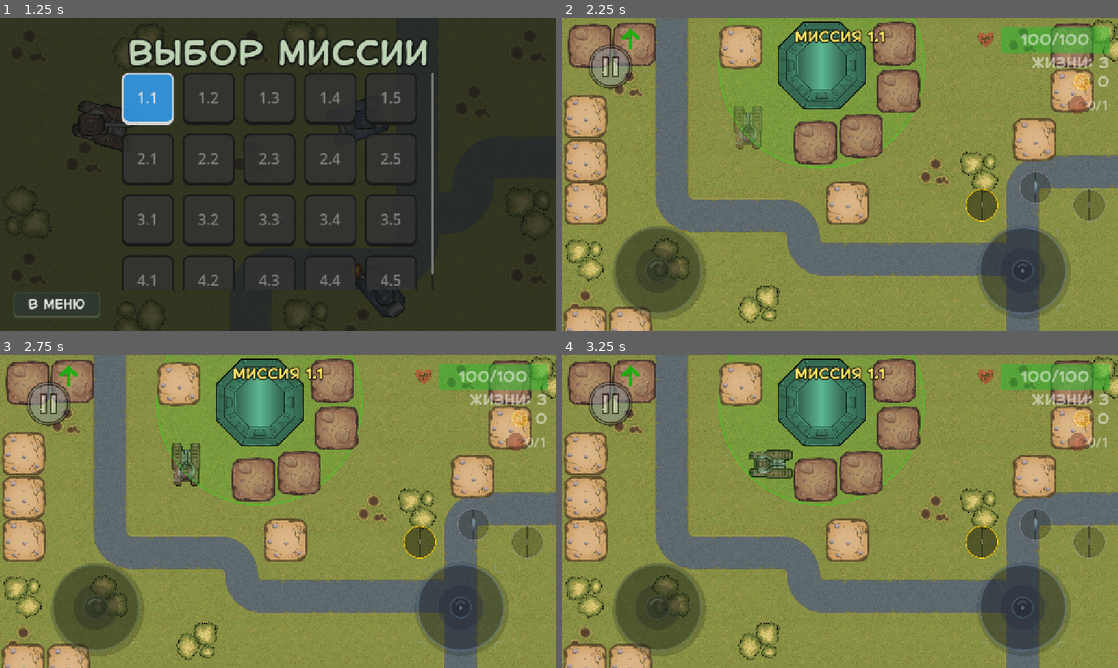
Above: before the commit, frames 1-4 (two rows, left to right).
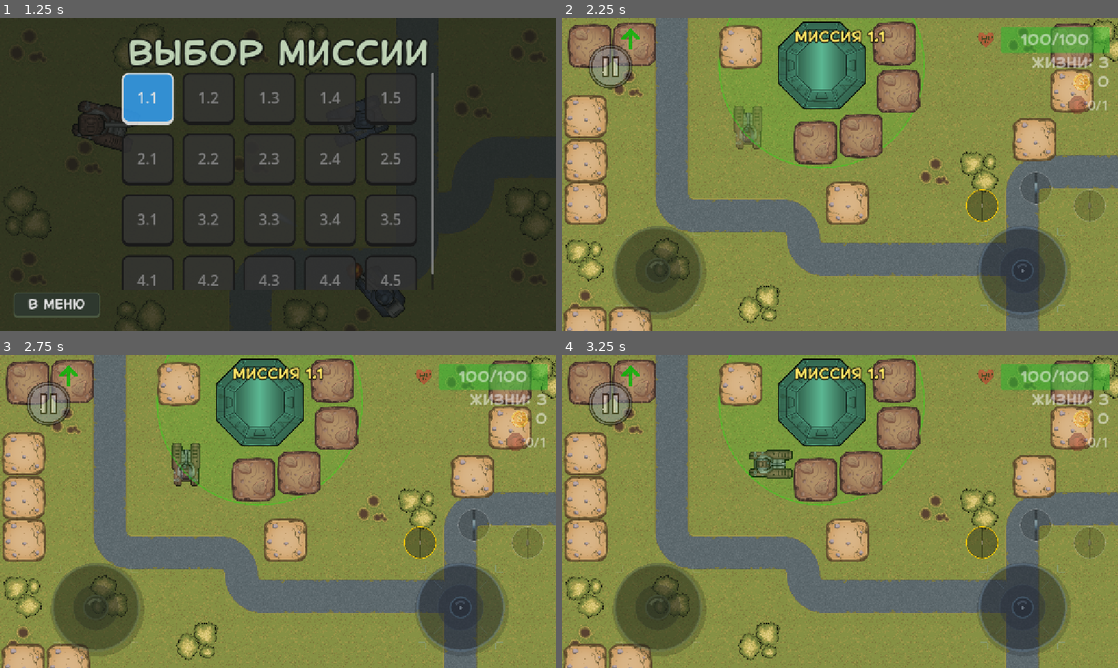
Above: after the commit, the same moments.

Repository: top-it-090304/Selyavi
Game: Godot game, scene res://scenes/MenuScenes/Menu.tscn
Same seed, same stepped clock (60 frames per second), same inputs: the game is played once before the commit and once after it. Sound files missing from this copy of the repository are replaced by a short silence.
Inputs (mouse positions are in pixels of both pictures, inside the frame that each line leads up to):
- Up to frame 1 (1.25 s): click "Миссии" at 0.5 s
- Up to frame 2 (2.25 s): click "1.1" at 1.25 s; click "ПРОПУСТИТЬ" at 2 s
- Up to frame 3 (2.75 s): no input
- Up to frame 4 (3.25 s): tap Enter at 2.75 s; move the mouse to (962, 495) at 2.77 s; hold D (move_right) from 2.78 s (still down); click (962, 495) at 2.92 s

Frame 1 is identical in both runs. In frame 2, 0.2% of the frame differs, in the area x 72-98%, y 49-66%; in frame 3, 0.2%; in frame 4, 0.2%.

Commit message:
new bullet selector

Diff:
--- a/scripts/HUD.gd
+++ b/scripts/HUD.gd
@@ -74,11 +74,36 @@
 		pause_btn.pressed.connect(_on_pause_pressed)
 		pause_btn.modulate.a = 0.5
 
+	get_viewport().size_changed.connect(_on_viewport_size_changed)
+
 	await get_tree().process_frame
-	_setup_ammo_selection()
 	_update_level_display()
 	_start_level_label_fade()
 	call_deferred("_find_player_and_connect")
+
+func _on_viewport_size_changed():
+	if _ammo_buttons.size() > 0:
+		_update_ammo_positions()
+
+func _update_ammo_positions():
+	if !_ammo_anchor or !_aim_joy_c: return
+
+	var joy_center_global = _aim_joy_c.global_position + _aim_joy_c.size / 2
+	var relative_joy = joy_center_global - _ammo_anchor.global_position
+
+	var center_angle = -PI / 2
+	var spread = 0.63
+	var angles = [center_angle - spread, center_angle, center_angle + spread]
+	var radius = 210.0
+
+	var children = _ammo_anchor.get_children()
+	var btn_idx = 0
+	for child in children:
+		if child is TouchScreenButton:
+			if btn_idx < angles.size():
+				var offset = Vector2(cos(angles[btn_idx]), sin(angles[btn_idx])) * radius
+				child.position = relative_joy + offset
+				btn_idx += 1
 
 func _start_level_label_fade():
 	if _levelLabel:
@@ -98,46 +123,60 @@
 func _setup_ammo_selection():
 	if !_ammo_anchor or !_aim_joy_c: return
 	for c in _ammo_anchor.get_children(): c.queue_free()
+	_ammo_buttons.clear()
 
 	var loadout = AMMO_DEFAULT_LOADOUT
 	if _player != null and is_instance_valid(_player) and _player.has_method("get_ammo_loadout"):
 		loadout = _player.get_ammo_loadout()
 
-	var joy_center = _aim_joy_c.global_position + _aim_joy_c.size / 2
-	var anchor_pos = _ammo_anchor.global_position
-	var relative_joy = joy_center - anchor_pos
-
-	var angles = [-2.2, -1.57, -0.94]
+	var joy_center_global = _aim_joy_c.global_position + _aim_joy_c.size / 2
+	var relative_joy = joy_center_global - _ammo_anchor.global_position
+
+	var center_angle = -PI / 2
+	var spread = 0.63
+	var angles = [center_angle - spread, center_angle, center_angle + spread]
 	var radius = 210.0
+
+	var mask_size = 128
+	var circle_img = Image.create(mask_size, mask_size, false, Image.FORMAT_RGBA8)
+	for y in range(mask_size):
+		for x in range(mask_size):
+			if Vector2(x - mask_size/2, y - mask_size/2).length() < mask_size/2:
+				circle_img.set_pixel(x, y, Color.WHITE)
+	var circle_tex = ImageTexture.create_from_image(circle_img)
 
 	for i in range(3):
 		var touch_btn = TouchScreenButton.new()
 		var offset = Vector2(cos(angles[i]), sin(angles[i])) * radius
-		touch_btn.position = relative_joy + offset - Vector2(AMMO_HITBOX_SIZE/2, AMMO_HITBOX_SIZE/2)
+		touch_btn.position = relative_joy + offset
 
 		var slot = Panel.new()
 		slot.mouse_filter = Control.MOUSE_FILTER_IGNORE
 		slot.custom_minimum_size = Vector2(AMMO_BTN_SIZE, AMMO_BTN_SIZE)
 		var style = StyleBoxFlat.new()
-		style.bg_color = Color(0, 0, 0, 0.4); style.set_corner_radius_all(40); style.border_color = Color(0.6, 0.6, 0.6); style.set_border_width_all(2)
+		style.bg_color = Color(0, 0, 0, 0.3); style.set_corner_radius_all(40); style.border_color = Color(0.8, 0.8, 0.8, 0.5); style.set_border_width_all(2)
 		slot.add_theme_stylebox_override("panel", style)
-		slot.position = Vector2((AMMO_HITBOX_SIZE - AMMO_BTN_SIZE)/2, (AMMO_HITBOX_SIZE - AMMO_BTN_SIZE)/2)
+		slot.position = -Vector2(AMMO_BTN_SIZE/2, AMMO_BTN_SIZE/2)
 		touch_btn.add_child(slot)
 
 		var icon = TextureRect.new()
 		var ammo_id = loadout[i] if i < loadout.size() else AMMO_DEFAULT_LOADOUT[i]
 		icon.texture = load(_ammo_icon_path(ammo_id))
 		icon.expand_mode = TextureRect.EXPAND_IGNORE_SIZE; icon.stretch_mode = TextureRect.STRETCH_KEEP_ASPECT_CENTERED
-		icon.set_anchors_and_offsets_preset(Control.PRESET_FULL_RECT); icon.offset_left = 10; icon.offset_top = 10; icon.offset_right = -10; icon.offset_bottom = -10
+		icon.set_anchors_and_offsets_preset(Control.PRESET_FULL_RECT); icon.offset_left = 12; icon.offset_top = 12; icon.offset_right = -12; icon.offset_bottom = -12
+		icon.pivot_offset = Vector2((AMMO_BTN_SIZE-24)/2, (AMMO_BTN_SIZE-24)/2)
+		icon.rotation_degrees = 0
 		slot.add_child(icon)
 
 		var cooldown = TextureProgressBar.new()
 		cooldown.name = "Cooldown"
 		cooldown.fill_mode = TextureProgressBar.FILL_CLOCKWISE
+		cooldown.texture_progress = circle_tex
+		cooldown.nine_patch_stretch = true
 		cooldown.set_anchors_and_offsets_preset(Control.PRESET_FULL_RECT)
-		var img = Image.create(64, 64, false, Image.FORMAT_RGBA8); img.fill(Color.WHITE)
-		cooldown.texture_progress = ImageTexture.create_from_image(img)
-		cooldown.tint_progress = Color(0, 0, 0, 0.7); cooldown.visible = false
+		cooldown.tint_progress = Color(0, 0, 0, 0.6)
+		cooldown.visible = false
+		cooldown.step = 0.01
 		slot.add_child(cooldown)
 
 		touch_btn.shape = CircleShape2D.new(); touch_btn.shape.radius = AMMO_HITBOX_SIZE/2
@@ -145,12 +184,16 @@
 		_ammo_anchor.add_child(touch_btn)
 		_ammo_buttons[i] = slot
 
+	if _player:
+		_on_ammo_changed(_player.get("_current_ammo_slot"))
+
 func _ammo_icon_path(ammo_id: int) -> String:
 	match ammo_id:
+		0: return "res://assets/future_tanks/PNG/Effects/Plasma.png"
 		1: return "res://assets/future_tanks/PNG/Effects/Medium_Shell.png"
 		2: return "res://assets/future_tanks/PNG/Effects/Light_Shell.png"
-		3: return "res://assets/future_tanks/PNG/Effects/Granade_Shell.png"
-		4: return "res://assets/future_tanks/PNG/Effects/Heavy_Shell.png"
+		3: return "res://assets/future_tanks/PNG/Effects/Heavy_Shell.png"
+		4: return "res://assets/future_tanks/PNG/Effects/Sniper_Shell.png"
 		5: return "res://assets/future_tanks/PNG/Effects/Laser.png"
 		_: return "res://assets/future_tanks/PNG/Effects/Plasma.png"
 
@@ -182,7 +225,7 @@
 		var slot = _ammo_buttons[i]
 		slot.modulate.a = 1.0 if i == type else 0.5
 		var style = slot.get_theme_stylebox("panel").duplicate()
-		style.border_color = Color(1, 0.8, 0) if i == type else Color(0.6, 0.6, 0.6)
+		style.border_color = Color(1, 0.8, 0) if i == type else Color(0.8, 0.8, 0.8, 0.5)
 		slot.add_theme_stylebox_override("panel", style)
 
 func _setup_buff_icon():
@@ -202,25 +245,17 @@
 	if _buffIcon: _buffIcon.visible = show_buff
 
 func _setup_warning_label():
-	# ИСПРАВЛЕНИЕ: Центрированный VBoxContainer для всех надписей сверху
 	var top_center = find_child("TopCenter", true)
 	if !top_center: return
-
-	# Убеждаемся, что TopCenter - это CenterContainer или имеет правильные якоря
 	top_center.set_anchors_and_offsets_preset(Control.PRESET_CENTER_TOP)
-
 	var vbox = VBoxContainer.new()
 	vbox.name = "CenterLabelsVBox"
-	# Заставляем VBox растягиваться по ширине для центрирования текста
 	vbox.custom_minimum_size = Vector2(800, 0)
 	top_center.add_child(vbox)
-
-	# Перемещаем LevelLabel (номер миссии) в этот VBox
 	if _levelLabel and _levelLabel.get_parent():
 		_levelLabel.get_parent().remove_child(_levelLabel)
 		vbox.add_child(_levelLabel)
 		_levelLabel.horizontal_alignment = HORIZONTAL_ALIGNMENT_CENTER
-
 	_warningLabel = Label.new()
 	_warningLabel.name = "WarningLabel"
 	_warningLabel.text = "ШТАБ АТАКУЮТ!"
@@ -229,7 +264,6 @@
 	_warningLabel.add_theme_color_override("font_color", Color(1, 0.2, 0.2))
 	_warningLabel.add_theme_color_override("font_outline_color", Color.BLACK)
 	_warningLabel.add_theme_constant_override("outline_size", 12)
-
 	vbox.add_child(_warningLabel)
 	_warningLabel.visible = false
 
@@ -269,6 +303,7 @@
 func _find_player_and_connect():
 	_player = get_tree().get_first_node_in_group("players")
 	if _player:
+		_setup_ammo_selection()
 		if not _player.health_changed.is_connected(_on_health_changed): _player.health_changed.connect(_on_health_changed)
 		if not _player.lives_changed.is_connected(_on_lives_changed): _player.lives_changed.connect(_on_lives_changed)
 		if not _player.money_changed.is_connected(_on_money_changed): _player.money_changed.connect(_on_money_changed)
@@ -277,7 +312,6 @@
 		_on_health_changed(_player.get_current_health(), _player.get_max_health())
 		_on_lives_changed(_player.get_lives())
 		_on_money_changed(_player.get_money())
-		_on_ammo_changed(_player.get("_current_ammo_slot"))
 	else:
 		get_tree().create_timer(0.5).timeout.connect(_find_player_and_connect)
 
@@ -311,11 +345,8 @@
 func _on_marker_overlay_draw():
 	if _player == null or not is_instance_valid(_player): return
 	var cam_transform = _player.get_viewport().get_canvas_transform(); var cam_pos = cam_transform.affine_inverse().get_origin(); var cam_scale = cam_transform.get_scale(); var view_size = get_viewport().get_visible_rect().size / cam_scale; var screen_rect = Rect2(cam_pos, view_size)
-
-	# ВОССТАНОВЛЕНО: Маркер штаба под атакой
 	if _base_under_attack:
 		_draw_marker_for(_player_base_pos, Color.GREEN, _marker_icons.warning, screen_rect, true, 1.0)
-
 	var enemy_bases = get_tree().get_nodes_in_group("bases").filter(func(b): return b.get("type_base") == 1)
 	if enemy_bases.size() == 0:
 		for enemy in get_tree().get_nodes_in_group("enemies"):
@@ -331,18 +362,14 @@
 	var center = screen_rect.get_center(); var dir = (target_pos - center).normalized(); var dist = center.distance_to(target_pos); var marker_pos = _get_intersect_pos(center, dir, screen_rect); var margin = 80.0
 	marker_pos.x = clamp(marker_pos.x, screen_rect.position.x + margin, screen_rect.end.x - margin); marker_pos.y = clamp(marker_pos.y, screen_rect.position.y + margin, screen_rect.end.y - margin)
 	var draw_pos = _player.get_viewport().get_canvas_transform() * marker_pos;
-
 	var base_scale = clamp(remap(dist, 800, 3000, max_scale, 0.5), 0.5, max_scale)
 	var scale_factor = base_scale * (SaveManager.get_setting("game", "marker_scale", 1.0) if SaveManager else 1.0)
 	if pulse: scale_factor *= 1.0 + (sin(Time.get_ticks_msec() * 0.005) * 0.15)
-
 	_marker_overlay.draw_circle(draw_pos, 45 * scale_factor, Color(0, 0, 0, 0.4))
 	_marker_overlay.draw_circle(draw_pos, 40 * scale_factor, Color(color.r, color.g, color.b, 0.7))
 	if icon:
 		var icon_size = Vector2(56, 56) * scale_factor
 		_marker_overlay.draw_texture_rect(icon, Rect2(draw_pos - icon_size/2, icon_size), false, Color(1, 1, 1, 0.9))
-
-	# Сдвигаем стрелку дальше от центра, чтобы она не заходила внутрь круга (радиус круга 40)
 	var tip_dist = 65 * scale_factor
 	var base_dist = 42 * scale_factor
 	var pts = PackedVector2Array([
